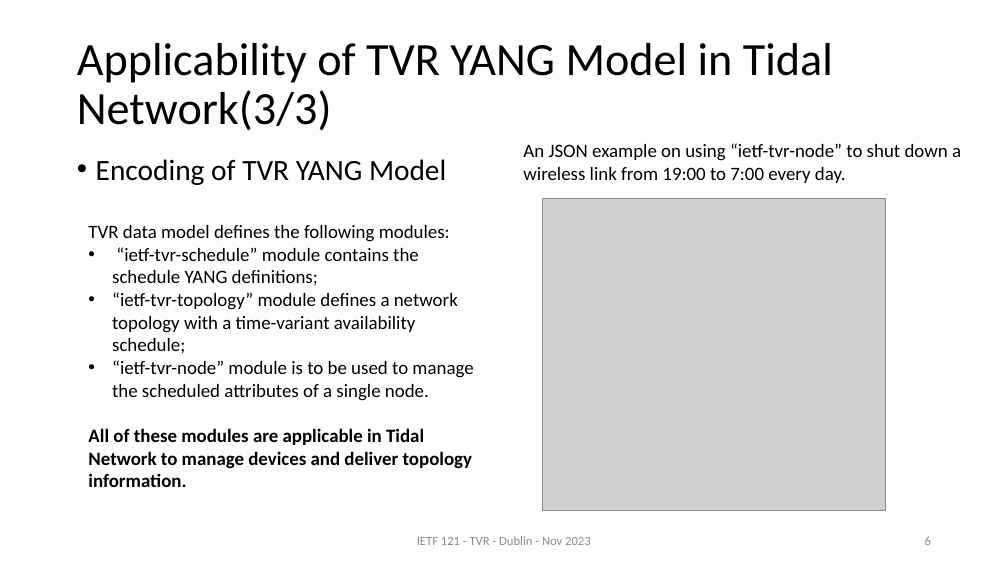
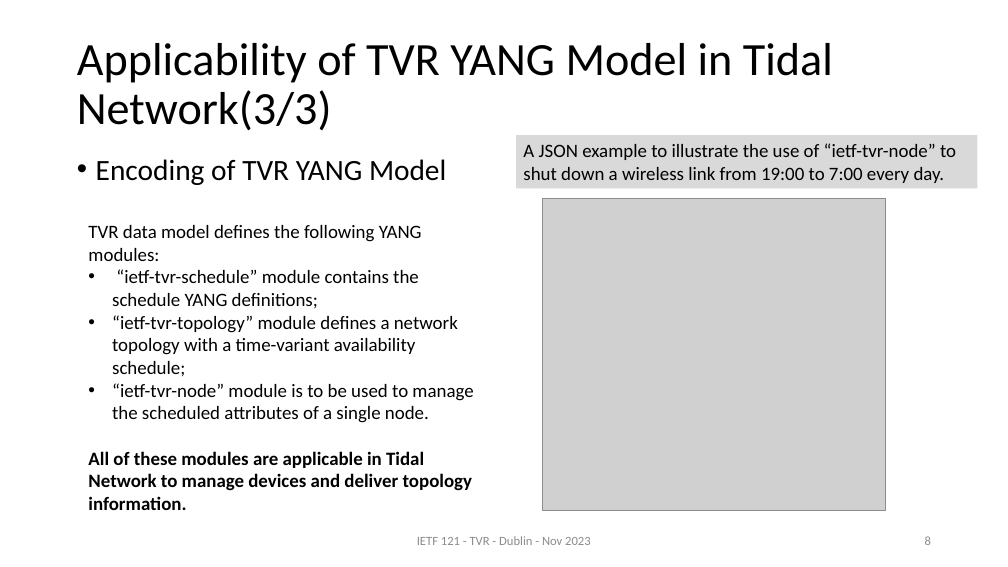
Before and after one commit to zhangli-abcd/TVR-Applicability, a slide deck: slide 8 of slides-121-tvr-applicability-statement v01.pptx (slide 6 before the commit). Drawn at 1008x567 pixels with LibreOffice and Linux fonts; fonts in the diff are those of the drawing; grey boxes stand for pictures. Boxes give left, top, right and bottom in pixels: in the first picture for what was removed or moved away, otherwise in the second. Text is boxed around its words. In the diff, an @@ line names an element or a change of style, - is before the commit and + after.

```diff
--- a/slides-121-tvr-applicability-statement v01.pptx
+++ b/slides-121-tvr-applicability-statement v01.pptx
@@ rectangle "A JSON example to illustrate ...": place and size @@
-rectangle "A JSON example to illustrate ..." at [523, 143, 961, 183]
+rectangle "A JSON example to illustrate ..." at [516, 135, 978, 189]
@@ rectangle "A JSON example to illustrate ..." at [516, 135, 978, 189]: fill none to #D9D9D9 @@
@@ text in rectangle at [523, 143, 956, 183]: text changed @@
-An JSON example on using “ietf-tvr-node” to shut down a wireless link from 19:00 to 7:00 every day.
+A JSON example to illustrate the use of “ietf-tvr-node” to shut down a wireless link from 19:00 to 7:00 every day.
@@ text at [88, 225, 422, 261]: text changed @@
-TVR data model defines the following modules:
+TVR data model defines the following YANG modules:
```
Also in this commit, not shown: 11 other slides changed, 2 slides added.
